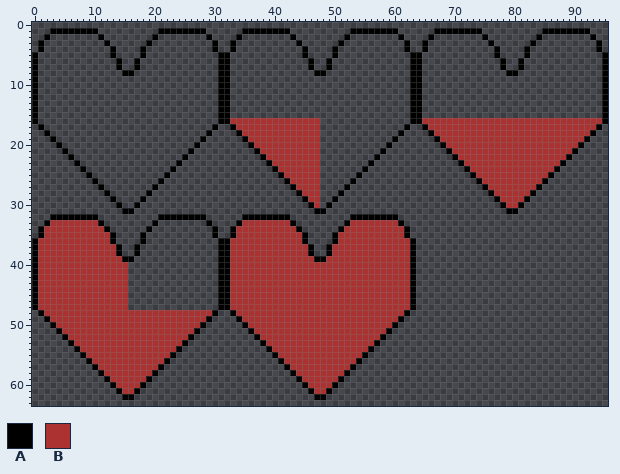
Pixel-art file: Assets/Sprites/Hearts.aseprite. This is how it looked before the edit.
96x64 pixels, 1 frame.
Palette (. is transparent): A #000000  B #ac3232
Pixels before (only the part around the change), first column x 30:
 0 ..................................................................
 1 .....AAAAAAAA..........AAAAAAAA......AAAAAAAA..........AAAAAAAA...
 2 ....A........A........A........A....A........A........A........A..
 3 A..A..........A......A..........A..A..........A......A..........A.
 4 A..A...........A....A...........A..A...........A....A...........A.
 5 .AA............A....A............AA............A....A............A
 6 .AA.............A..A.............AA.............A..A.............A
 7 .AA.............A..A.............AA.............A..A.............A
 8 .AA..............AA..............AA..............AA..............A
 9 .AA..............................AA..............................A
10 .AA..............................AA..............................A
11 .AA..............................AA..............................A
12 .AA..............................AA..............................A
13 .AA..............................AA..............................A
14 .AA..............................AA..............................A
15 .AA..............................AA..............................A
16 .AABBBBBBBBBBBBBBB...............AABBBBBBBBBBBBBBBBBBBBBBBBBBBBBBA
17 A..ABBBBBBBBBBBBBB..............A..ABBBBBBBBBBBBBBBBBBBBBBBBBBBBA.
18 ....ABBBBBBBBBBBBB.............A....ABBBBBBBBBBBBBBBBBBBBBBBBBBA..
19 .....ABBBBBBBBBBBB............A......ABBBBBBBBBBBBBBBBBBBBBBBBA...
20 ......ABBBBBBBBBBB...........A........ABBBBBBBBBBBBBBBBBBBBBBA....
21 .......ABBBBBBBBBB..........A..........ABBBBBBBBBBBBBBBBBBBBA.....
22 ........ABBBBBBBBB.........A............ABBBBBBBBBBBBBBBBBBA......
23 .........ABBBBBBBB........A..............ABBBBBBBBBBBBBBBBA.......
24 ..........ABBBBBBB.......A................ABBBBBBBBBBBBBBA........
25 ...........ABBBBBB......A..................ABBBBBBBBBBBBA.........
26 ............ABBBBB.....A....................ABBBBBBBBBBA..........
27 .............ABBBB....A......................ABBBBBBBBA...........
28 ..............ABBB...A........................ABBBBBBA............
29 ...............ABB..A..........................ABBBBA.............
30 ................AB.A............................ABBA..............
31 .................AA..............................AA...............
32 .....AAAAAAAA..........AAAAAAAA...................................
33 ....ABBBBBBBBA........ABBBBBBBBA..................................
34 A..ABBBBBBBBBBA......ABBBBBBBBBBA.................................
35 A..ABBBBBBBBBBBA....ABBBBBBBBBBBA.................................
36 .AABBBBBBBBBBBBA....ABBBBBBBBBBBBA................................
After the commit:
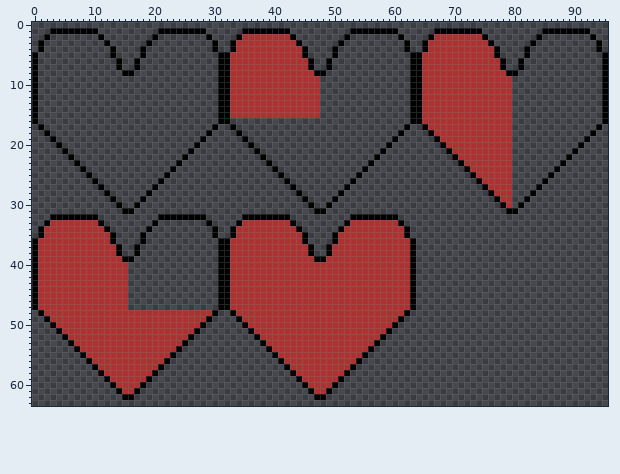
Change:
y 2: x 35..42 ........ -> BBBBBBBB; x 67..74 ........ -> BBBBBBBB
y 3: x 34..43 .......... -> BBBBBBBBBB; x 66..75 .......... -> BBBBBBBBBB
y 4: x 34..44 ........... -> BBBBBBBBBBB; x 66..76 ........... -> BBBBBBBBBBB
y 5: x 33..44 ............ -> BBBBBBBBBBBB; x 65..76 ............ -> BBBBBBBBBBBB
y 6..7: x 33..45 ............. -> BBBBBBBBBBBBB; x 65..77 ............. -> BBBBBBBBBBBBB
y 8: x 33..46 .............. -> BBBBBBBBBBBBBB; x 65..78 .............. -> BBBBBBBBBBBBBB
y 9..15: x 33..47 ............... -> BBBBBBBBBBBBBBB; x 65..79 ............... -> BBBBBBBBBBBBBBB
y 16: x 33..47 BBBBBBBBBBBBBBB -> ...............; x 80..94 BBBBBBBBBBBBBBB -> ...............
y 17: x 34..47 BBBBBBBBBBBBBB -> ..............; x 80..93 BBBBBBBBBBBBBB -> ..............
y 18: x 35..47 BBBBBBBBBBBBB -> .............; x 80..92 BBBBBBBBBBBBB -> .............
y 19: x 36..47 BBBBBBBBBBBB -> ............; x 80..91 BBBBBBBBBBBB -> ............
y 20: x 37..47 BBBBBBBBBBB -> ...........; x 80..90 BBBBBBBBBBB -> ...........
y 21: x 38..47 BBBBBBBBBB -> ..........; x 80..89 BBBBBBBBBB -> ..........
y 22: x 39..47 BBBBBBBBB -> .........; x 80..88 BBBBBBBBB -> .........
y 23: x 40..47 BBBBBBBB -> ........; x 80..87 BBBBBBBB -> ........
y 24: x 41..47 BBBBBBB -> .......; x 80..86 BBBBBBB -> .......
y 25: x 42..47 BBBBBB -> ......; x 80..85 BBBBBB -> ......
y 26: x 43..47 BBBBB -> .....; x 80..84 BBBBB -> .....
y 27: x 44..47 BBBB -> ....; x 80..83 BBBB -> ....
y 28: x 45..47 BBB -> ...; x 80..82 BBB -> ...
y 29: x 46..47 BB -> ..; x 80..81 BB -> ..
y 30: x 47 B -> .; x 80 B -> .
Where, in picture pixels (left, top, right, bottom), the same in both pictures:
changed: (230, 34, 320, 208)
changed: (422, 34, 602, 208)
